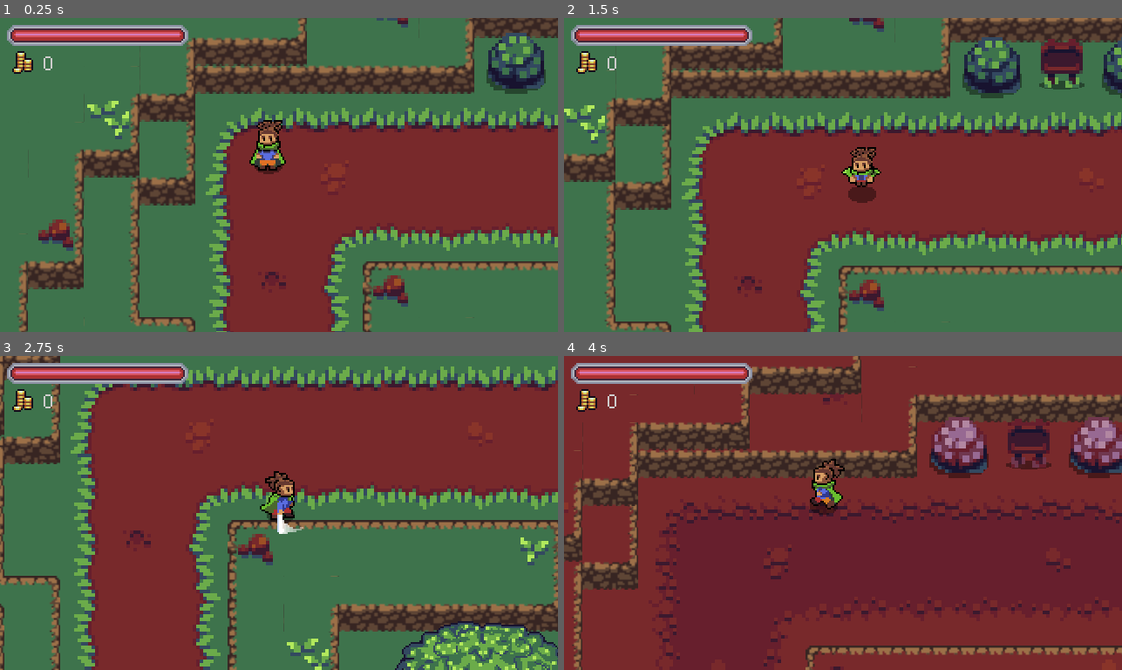
Above: before the commit, frames 1-4 (two rows, left to right).
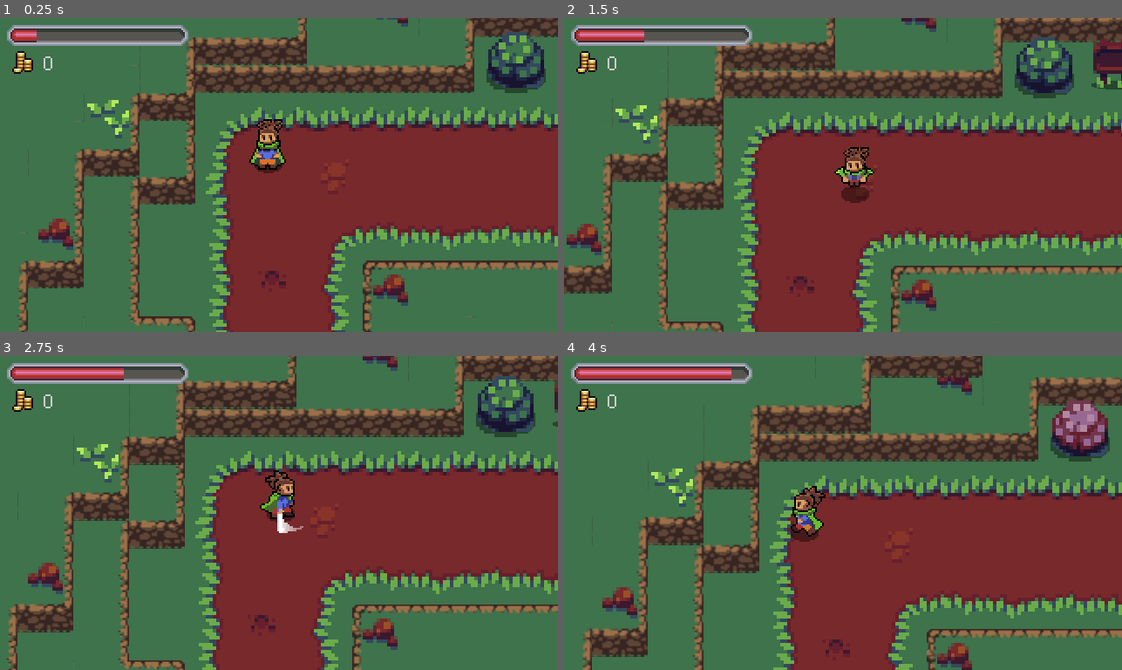
Above: after the commit, the same moments.

Repository: Thomas-Arndt/RPG.1
Game: Godot game, scene res://Game.tscn
The game is run twice, just before and just after one commit, with the same random seed, the same clock (stepped at 60 frames per second) and the same inputs. Before the commit the project starts from res://World/World.tscn.
Inputs:
- Up to frame 1 (0.25 s): no input
- Up to frame 2 (1.5 s): tap Enter (ui_accept) at 0.5, 0.77, 1.07 s; hold Right (ui_right) 0.53-1.28 s; tap R (attack) at 0.6 s; tap E (roll) at 0.8, 1.35 s; hold Down (ui_down) from 1.28 s (still down)
- Up to frame 3 (2.75 s): tap Enter (ui_accept) at 1.52, 1.55, 1.82, 2.1 s; release Down (ui_down) at 2.03 s; hold Right (ui_right) from 2.03 s (still down); tap R (attack) at 2.3 s
- Up to frame 4 (4 s): release Right (ui_right) at 2.78 s; hold Up (ui_up) 2.78-3.53 s; tap R (attack) at 2.85 s; tap Enter (ui_accept) at 3.02, 3.32, 3.77, 3.8 s; tap E (roll) at 3.05 s; hold Left (ui_left) from 3.53 s (still down); tap T (d_shift) at 3.6 s

The runs differ from the first frame. In frame 1, 3.7% of the frame differs, in the area x 3-100%, y 0-100%; in frame 2, 36%; in frame 3, 76%, in the area x 0-100%, y 0-100%; in frame 4, 75%.
Error after the commit: Invalid set index 'visible' (on base: 'null instance') with value of type 'bool'. (res://Player/Player.gd:63)

Commit message:
Reworking of scene changing strategy to utilize 'Game' scene and adding/removing of children nodes

Diff:
--- /dev/null
+++ b/Game.gd
@@ -0,0 +1,36 @@
+extends Node
+
+onready var world = $World
+onready var ySort = $World/YSort
+onready var player = $World/YSort/Player
+
+var destination: Node2D = null
+
+func _ready():
+	PlayerStats.set_max_health(10)
+	PlayerStats.set_health(10)
+	PlayerStats.set_experience(0)
+	PlayerStats.set_player_level(1)
+	Inventory.set_gold(0)
+	Inventory.set_max_gold(100)
+	player.global_position = WorldStats.player_spawn_vector
+	SignalBus.connect("scene_link_entered", self, "_on_Scene_Link_entered")
+	SignalBus.connect("scene_exited", self, "_on_Scene_exited")
+
+func _process(delta):
+	if Input.is_action_just_pressed("ui_accept"):
+		player.spawn_player()
+
+func _on_Scene_Link_entered(destination_reference):
+	remove_child(world)
+	destination = destination_reference.instance()
+	add_child(destination)
+	move_child(destination, 0)
+
+
+func _on_Scene_exited():
+	remove_child(destination)
+	destination.queue_free()
+	add_child(world)
+	move_child(world, 0)
+	player.spawn_player()
--- /dev/null
+++ b/Game.tscn
@@ -0,0 +1,9 @@
+[gd_scene load_steps=3 format=2]
+
+[ext_resource path="res://World/World.tscn" type="PackedScene" id=2]
+[ext_resource path="res://Game.gd" type="Script" id=3]
+
+[node name="Game" type="Node"]
+script = ExtResource( 3 )
+
+[node name="World" parent="." instance=ExtResource( 2 )]
--- a/Player/Player.gd
+++ b/Player/Player.gd
@@ -27,18 +27,12 @@
 onready var RedDimension = get_node("/root/World/RedDimension")
 
 func _ready():
-	global_position = WorldStats.player_spawn_vector
+
 	anim_tree.active = true
 	anim_player.play("SETUP")
 	anim_tree.set("parameters/roll/blend_position", WorldStats.player_spawn_direction)
 	anim_tree.set("parameters/attack/blend_position", WorldStats.player_spawn_direction)
 	anim_tree.set("parameters/idle/blend_position", WorldStats.player_spawn_direction)
-	PlayerStats.set_max_health(10)
-	PlayerStats.set_health(10)
-	PlayerStats.set_experience(0)
-	PlayerStats.set_player_level(1)
-	Inventory.set_gold(0)
-	Inventory.set_max_gold(100)
 	sword_hit_box.knockback_vector = roll_vector
 	PlayerStats.connect("no_health", self, "_on_PlayerStats_no_health")
 
@@ -125,3 +119,9 @@
 
 func _on_PlayerStats_no_health():
 	queue_free()
+
+func spawn_player():
+	global_position = WorldStats.player_spawn_vector
+	anim_tree.set("parameters/roll/blend_position", WorldStats.player_spawn_direction)
+	anim_tree.set("parameters/attack/blend_position", WorldStats.player_spawn_direction)
+	anim_tree.set("parameters/idle/blend_position", WorldStats.player_spawn_direction)
--- a/Utils/Overlap/DetectionZone.gd
+++ b/Utils/Overlap/DetectionZone.gd
@@ -9,5 +9,5 @@
 	target = area
 
 
-func _on_DetectionZone_area_exited(area):
+func _on_DetectionZone_area_exited(_area):
 	target = null
--- a/Utils/Overlap/SceneLink.gd
+++ b/Utils/Overlap/SceneLink.gd
@@ -1,12 +1,15 @@
 extends Area2D
 
-export (String) var destination_resource_path = null
+class_name SceneLink
+
+export (PackedScene) var destination_reference = null
 export (Vector2) var exit_location = Vector2.ZERO
 export (Vector2) var exit_direction = Vector2.DOWN
 
-func _on_Area2D_body_entered(body):
-	if destination_resource_path != null:
-		WorldStats.player_spawn_vector = exit_location
-		WorldStats.player_spawn_direction = exit_direction
-
-		get_tree().change_scene(destination_resource_path)
+func _on_SceneLink_body_entered(body):
+	WorldStats.player_spawn_vector = exit_location
+	WorldStats.player_spawn_direction = exit_direction
+	if destination_reference != null:
+		SignalBus.emit_signal("scene_link_entered", destination_reference)
+	else:
+		SignalBus.emit_signal("scene_exited")
--- a/Utils/Overlap/SceneLink.tscn
+++ b/Utils/Overlap/SceneLink.tscn
@@ -9,4 +9,4 @@
 
 [node name="CollisionShape2D" type="CollisionShape2D" parent="."]
 
-[connection signal="body_entered" from="." to="." method="_on_Area2D_body_entered"]
+[connection signal="body_entered" from="." to="." method="_on_SceneLink_body_entered"]
--- /dev/null
+++ b/Utils/SignalBus.gd
@@ -0,0 +1,4 @@
+extends Node
+
+signal scene_link_entered(destination_reference)
+signal scene_exited()
--- a/World/Houses/BillsHouse.tscn
+++ b/World/Houses/BillsHouse.tscn
@@ -1,7 +1,11 @@
-[gd_scene load_steps=3 format=2]
+[gd_scene load_steps=5 format=2]
 
 [ext_resource path="res://World/Houses/HutInterior.png" type="Texture" id=1]
 [ext_resource path="res://Player/Player.tscn" type="PackedScene" id=2]
+[ext_resource path="res://Utils/Overlap/SceneLink.tscn" type="PackedScene" id=3]
+
+[sub_resource type="RectangleShape2D" id=1]
+extents = Vector2( 19.5, 10 )
 
 [node name="BillsHouse" type="StaticBody2D"]
 
@@ -13,10 +17,22 @@
 [node name="Camera2D" type="Camera2D" parent="."]
 position = Vector2( 160, 90 )
 
-[node name="Player" parent="." instance=ExtResource( 2 )]
-position = Vector2( 157, 158 )
-
 [node name="CollisionPolygon2D" type="CollisionPolygon2D" parent="."]
 visible = false
 build_mode = 1
 polygon = PoolVector2Array( 0, 180, 143, 180, 142, 167, 129, 163, 115, 155, 106, 146, 99, 136, 93, 125, 90, 114, 88, 10 …(242 unchanged characters)…
+
+[node name="SceneLinks" type="Node2D" parent="."]
+
+[node name="SceneLink" parent="SceneLinks" instance=ExtResource( 3 )]
+position = Vector2( 157, 192 )
+exit_location = Vector2( -750, 425 )
+
+[node name="CollisionShape2D" parent="SceneLinks/SceneLink" index="0"]
+position = Vector2( -0.5, 0 )
+shape = SubResource( 1 )
+
+[node name="Player" parent="." instance=ExtResource( 2 )]
+position = Vector2( 157, 157 )
+
+[editable path="SceneLinks/SceneLink"]
--- a/World/Objects/Buildings/Hut.gd
+++ b/World/Objects/Buildings/Hut.gd
@@ -5,7 +5,6 @@
 onready var green_sprite = $GreenSprite
 
 func _ready():
-	Footprint.set_deferred("disabled", false)
 	match_dimension()
 
 func _process(delta):
@@ -18,9 +17,3 @@
 	else:
 		red_sprite.visible = false
 		green_sprite.visible = true
-
-func _on_AutomaticEntry_body_entered(body):
-	Footprint.set_deferred("disabled", true)
-
-func _on_AutomaticEntry_body_exited(body):
-	Footprint.set_deferred("disabled", false)
--- a/World/Objects/Buildings/Hut.tscn
+++ b/World/Objects/Buildings/Hut.tscn
@@ -1,24 +1,10 @@
-[gd_scene load_steps=10 format=2]
+[gd_scene load_steps=6 format=2]
 
 [ext_resource path="res://World/Objects/Buildings/Hut.gd" type="Script" id=1]
 [ext_resource path="res://World/Objects/Shrub.tscn" type="PackedScene" id=2]
 [ext_resource path="res://World/Objects/Buildings/HutExteriorUpper.png" type="Texture" id=3]
 [ext_resource path="res://Shadows/LargeShadow.png" type="Texture" id=4]
 [ext_resource path="res://World/Objects/Buildings/HutExteriorRed.png" type="Texture" id=5]
-
-[sub_resource type="CapsuleShape2D" id=1]
-radius = 40.0
-height = 54.0
-
-[sub_resource type="CapsuleShape2D" id=2]
-radius = 9.0
-height = 58.0
-
-[sub_resource type="CapsuleShape2D" id=4]
-
-[sub_resource type="CapsuleShape2D" id=3]
-radius = 16.0
-height = 66.0
 
 [node name="Hut" type="StaticBody2D"]
 collision_mask = 2
@@ -37,38 +23,12 @@
 position = Vector2( 0, -49 )
 texture = ExtResource( 5 )
 
-[node name="Footprint" type="CollisionShape2D" parent="."]
-position = Vector2( 0, -39 )
-rotation = 1.5708
-shape = SubResource( 1 )
-
-[node name="LeftEntry" type="CollisionShape2D" parent="."]
-position = Vector2( -22, -29 )
-shape = SubResource( 2 )
-
-[node name="RightEntry" type="CollisionShape2D" parent="."]
-position = Vector2( 22, -30 )
-shape = SubResource( 2 )
-
-[node name="BackWall" type="CollisionShape2D" parent="."]
-position = Vector2( -1, -69 )
-rotation = 1.5708
-shape = SubResource( 4 )
-
-[node name="AutomaticEntry" type="Area2D" parent="."]
-position = Vector2( 0, -49 )
-collision_layer = 0
-collision_mask = 2
-
-[node name="CollisionShape2D" type="CollisionShape2D" parent="AutomaticEntry"]
-position = Vector2( 0, 27 )
-shape = SubResource( 3 )
+[node name="CollisionPolygon2D" type="CollisionPolygon2D" parent="."]
+build_mode = 1
+polygon = PoolVector2Array( -31, 1, -40, -1, -52, -7, -61, -17, -65, -29, -66, -43, -63, -56, -55, -67, -45, -75, -34, -78, -24, -79, 27, -79, 37, -78, 48, -73, 56, -67, 63, -56, 67, -44, 67, -36, 65, -26, 59, -16, 49, -7, 38, 0, 30, 0, 29, 4, 26, 7, 22, 8, 18, 7, 16, 5, 14, 2, 13, -3, 13, -59, -13, -59, -13, -3, -14, 4, -16, 6, -19, 8, -23, 8, -27, 7, -29, 5 )
 
 [node name="Shrub" parent="." instance=ExtResource( 2 )]
 position = Vector2( 55, -6 )
 
 [node name="Shrub2" parent="." instance=ExtResource( 2 )]
 position = Vector2( -55, -6 )
-
-[connection signal="body_entered" from="AutomaticEntry" to="." method="_on_AutomaticEntry_body_entered"]
-[connection signal="body_exited" from="AutomaticEntry" to="." method="_on_AutomaticEntry_body_exited"]
--- a/World/World.tscn
+++ b/World/World.tscn
@@ -10,7 +10,7 @@
 [ext_resource path="res://World/Objects/Tree.tscn" type="PackedScene" id=8]
 [ext_resource path="res://World/Objects/Bush.tscn" type="PackedScene" id=9]
 [ext_resource path="res://World/Objects/Shrub.tscn" type="PackedScene" id=10]
-[ext_resource path="res://UI/UI.tscn" type="PackedScene" id=11]
+[ext_resource path="res://Utils/Overlap/SceneLink.tscn" type="PackedScene" id=11]
 [ext_resource path="res://QuestSystem/Quests/bills-flyer.tscn" type="PackedScene" id=12]
 [ext_resource path="res://Utils/Actions/GiveQuestAction.tscn" type="PackedScene" id=13]
 [ext_resource path="res://Utils/Actions/CompletedQuestAction.tscn" type="PackedScene" id=14]
@@ -20,6 +20,7 @@
 [ext_resource path="res://World/Objects/Buildings/HutExteriorLower.png" type="Texture" id=18]
 [ext_resource path="res://Enemies/Bat.tscn" type="PackedScene" id=19]
 [ext_resource path="res://NPC/NPCs/Bill.tscn" type="PackedScene" id=20]
+[ext_resource path="res://World/Houses/BillsHouse.tscn" type="PackedScene" id=22]
 
 [sub_resource type="TileSet" id=99]
 2/name = "sheet.png 2"
@@ -1064,6 +1065,9 @@
 
 [sub_resource type="AnimationNodeStateMachinePlayback" id=150]
 
+[sub_resource type="RectangleShape2D" id=151]
+extents = Vector2( 8, 6.5 )
+
 [node name="World" type="Node2D"]
 
 [node name="GreenPath" type="TileMap" parent="."]
@@ -1099,7 +1103,7 @@
 tile_data = PoolIntArray( 131037, 1, 0, 131038, 1, 1, 131039, 1, 1, 131040, 1, 1, 131041, 1, 1, 131042, 1, 1, 131043, 1 …(6252 unchanged characters)…
 
 [node name="Camera2D" type="Camera2D" parent="."]
-position = Vector2( -936, 224 )
+position = Vector2( -937, 225 )
 current = true
 smoothing_enabled = true
 script = ExtResource( 1 )
@@ -1115,7 +1119,7 @@
 [node name="YSort" type="YSort" parent="."]
 
 [node name="Player" parent="YSort" instance=ExtResource( 4 )]
-position = Vector2( -936, 224 )
+position = Vector2( -937, 225 )
 
 [node name="RemoteTransform2D" type="RemoteTransform2D" parent="YSort/Player"]
 remote_path = NodePath("../../../Camera2D")
@@ -1240,8 +1244,16 @@
 quest_reference = ExtResource( 16 )
 speaker_name = "Bill"
 
-[node name="UI" parent="." instance=ExtResource( 11 )]
-position = Vector2( -9, 9 )
+[node name="SceneLinks" type="Node2D" parent="."]
+
+[node name="SceneLink" parent="SceneLinks" instance=ExtResource( 11 )]
+position = Vector2( -749, 381 )
+destination_reference = ExtResource( 22 )
+exit_location = Vector2( 157, 158 )
+exit_direction = Vector2( 0, -1 )
+
+[node name="CollisionShape2D" parent="SceneLinks/SceneLink" index="0"]
+shape = SubResource( 151 )
 
 [editable path="YSort/Signs/BulletinBoard"]
 [editable path="YSort/Signs/BulletinBoard/InteractionZone"]
@@ -1250,3 +1262,4 @@
 [editable path="YSort/NPCs/Bill"]
 [editable path="YSort/NPCs/Bill/InteractionZone"]
 [editable path="YSort/NPCs/Bill/PlayerDetectionZone"]
+[editable path="SceneLinks/SceneLink"]
--- a/project.godot
+++ b/project.godot
@@ -54,6 +54,11 @@
 "language": "GDScript",
 "path": "res://QuestSystem/Objectives/QuestSlayObjective.gd"
 }, {
+"base": "Area2D",
+"class": "SceneLink",
+"language": "GDScript",
+"path": "res://Utils/Overlap/SceneLink.gd"
+}, {
 "base": "KinematicBody2D",
 "class": "VoidBlob",
 "language": "GDScript",
@@ -69,13 +74,14 @@
 "QuestItemReward": "",
 "QuestObjective": "",
 "QuestSlayObjective": "",
+"SceneLink": "",
 "VoidBlob": ""
 }
 
 [application]
 
 config/name="RPG.1"
-run/main_scene="res://World/World.tscn"
+run/main_scene="res://Game.tscn"
 config/icon="res://icon.png"
 
 [autoload]
@@ -85,6 +91,7 @@
 Inventory="*res://Inventory/Inventory.tscn"
 QuestSystem="*res://QuestSystem/QuestSystem.tscn"
 UI="*res://UI/UI.tscn"
+SignalBus="*res://Utils/SignalBus.gd"
 
 [display]
 
Not shown: 1 places in World/World.tscn that only renumber resources
